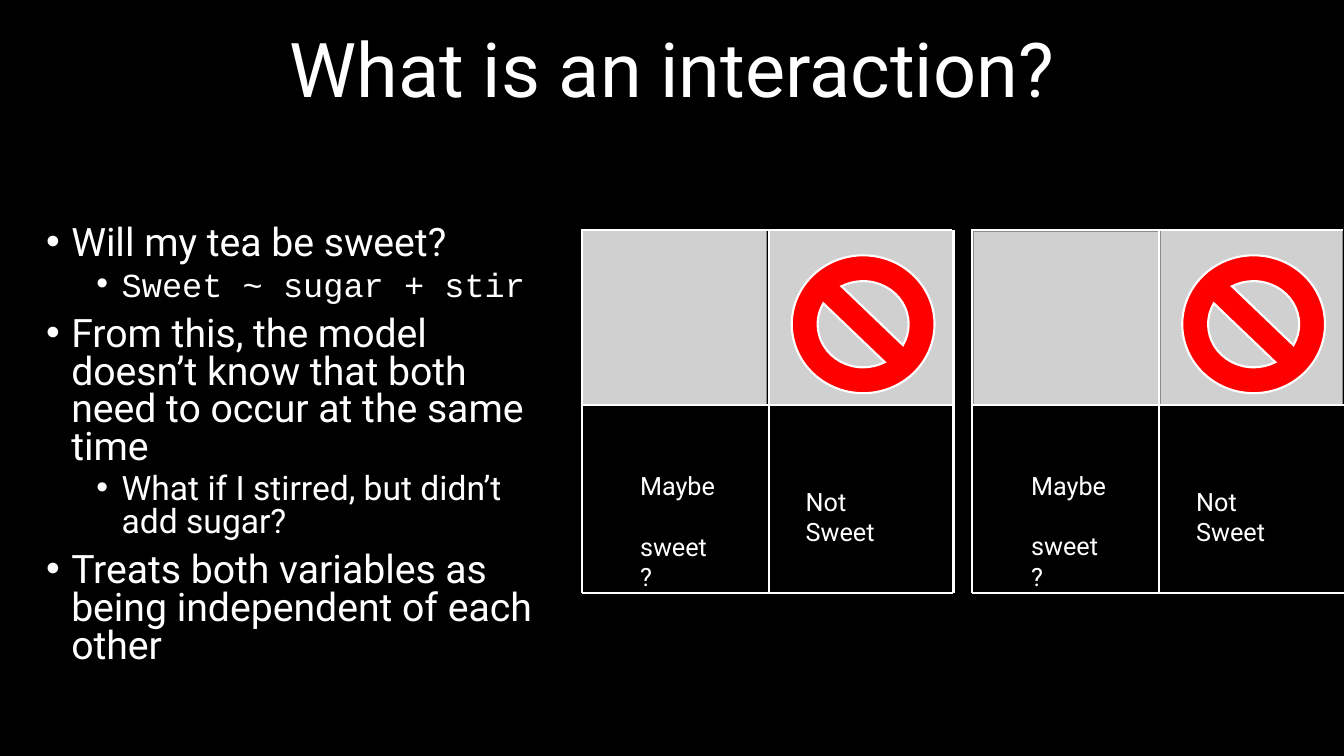
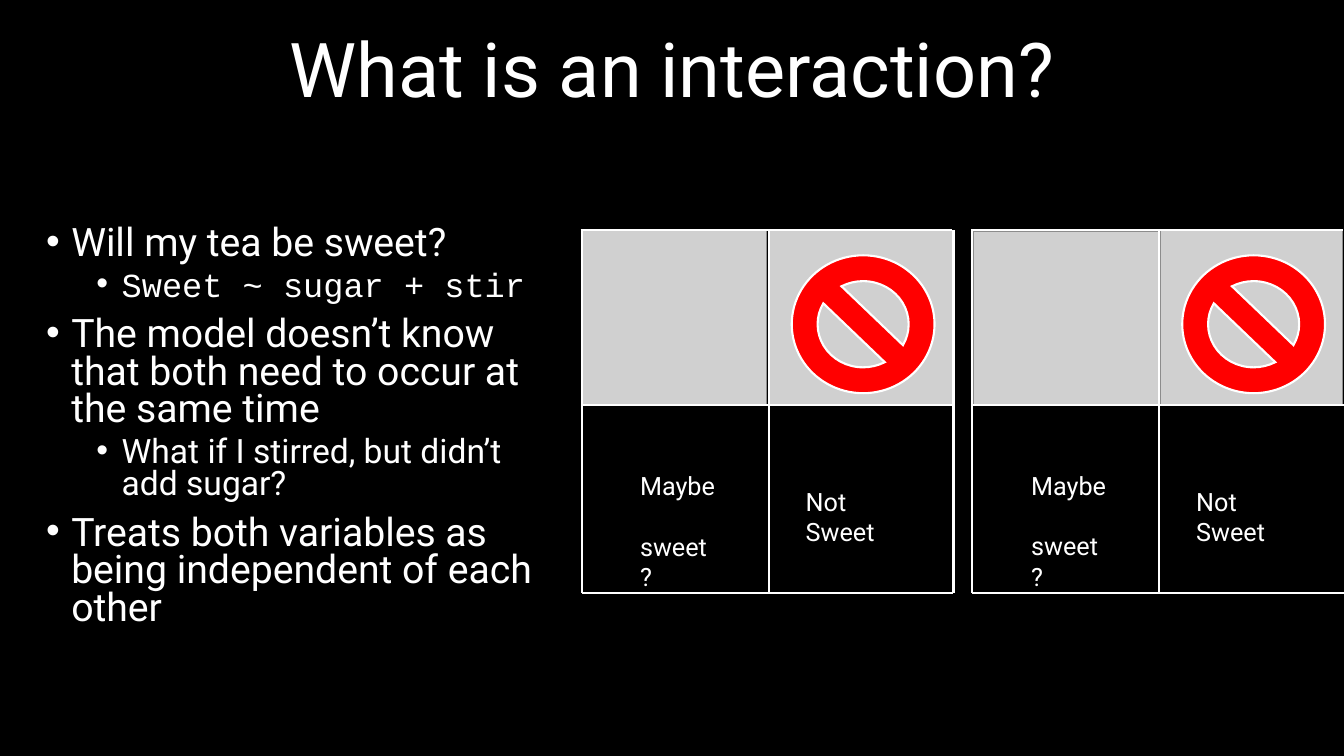
Before and after one commit to DeonRoos/006-BI3010, a slide deck: slide 14 of Lectures/Lecture 08.1 Interactions.pptx. Drawn at 1344x756 pixels with LibreOffice and Linux fonts; fonts in the diff are those of the drawing; grey boxes stand for pictures. Boxes give left, top, right and bottom in pixels: in the first picture for what was removed or moved away, otherwise in the second. Text is boxed around its words. In the diff, an @@ line names an element or a change of style, - is before the commit and + after.

Commit message:
closer to final draft of interactions

```diff
--- a/Lectures/Lecture 08.1 Interactions.pptx
+++ b/Lectures/Lecture 08.1 Interactions.pptx
@@ text at <box>71,317,519,423</box>: text changed @@
-• From this, the model doesn’t know that both need to occur at the same time
+• The model doesn’t know that both need to occur at the same time
```
Also in this commit, not shown: 13 other slides changed, 11 slides added, 11 other files.
